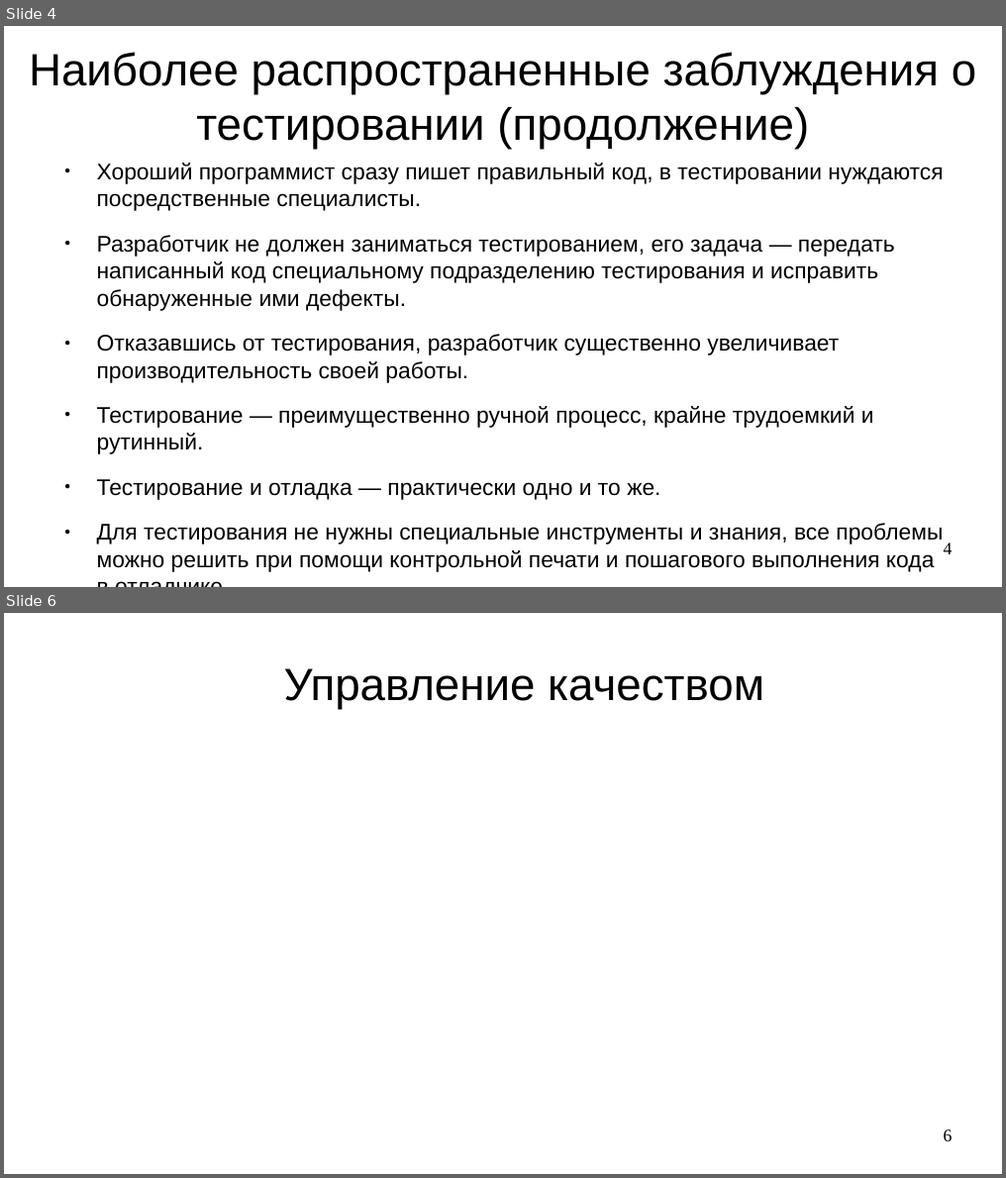
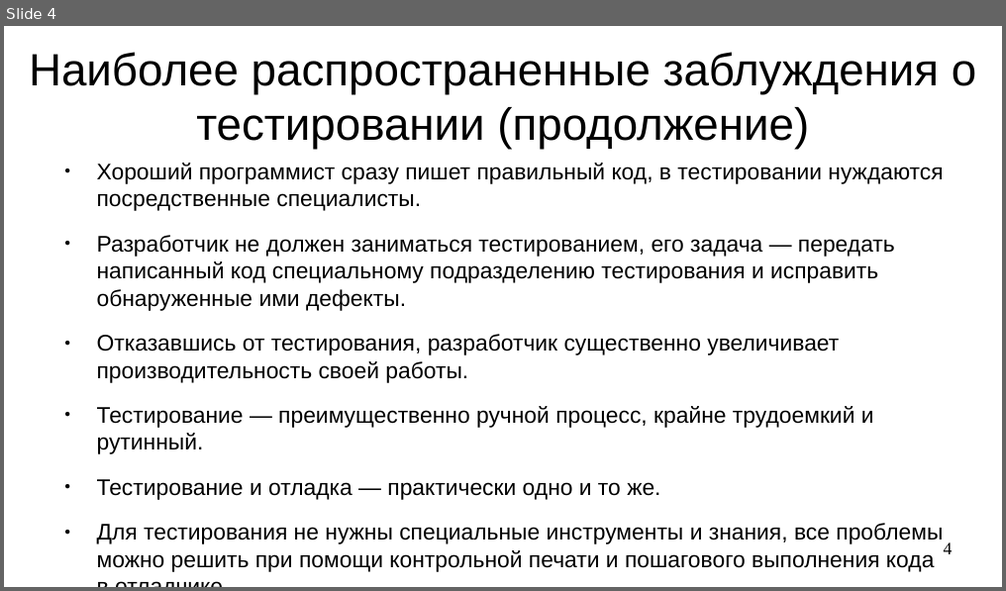
Before and after one commit to steelcraft/stud-lab, a slide deck: Лекции/CAUTTDD01#L1.odp. Shown one above the other, each under a label of ours: slides 4 and 6 before the commit, slide 4 after it; the slides between them are not shown. The pictures are 1006x1178 and 1006x591 pixels, drawn with LibreOffice and Linux fonts; fonts in the diff are those of the drawing. Boxes give left, top, right and bottom in pixels: in the first picture for what was removed or moved away, otherwise in the second. Text is boxed around its words. In the diff, an @@ line names an element or a change of style, - is before the commit and + after.

```diff
--- a/Лекции/CAUTTDD01#L1.odp
+++ b/Лекции/CAUTTDD01#L1.odp
@@ slide 6 removed at [4, 613, 1002, 1174], background #FFFFFF @@
@@ title removed at [284, 668, 764, 709] @@
-Управление качеством
@@ page number removed at [944, 1130, 952, 1142] @@
-6
```
Also in this commit, not shown: 2 slides changed, 7 slides added, 1 other slide removed.
